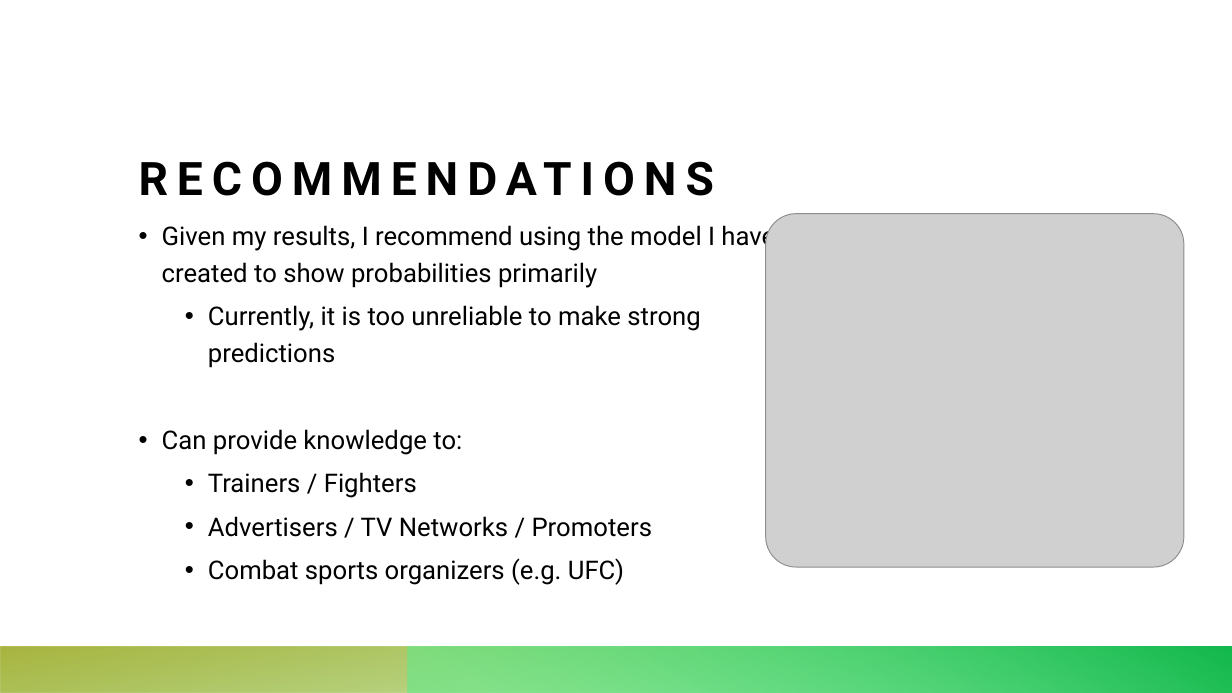
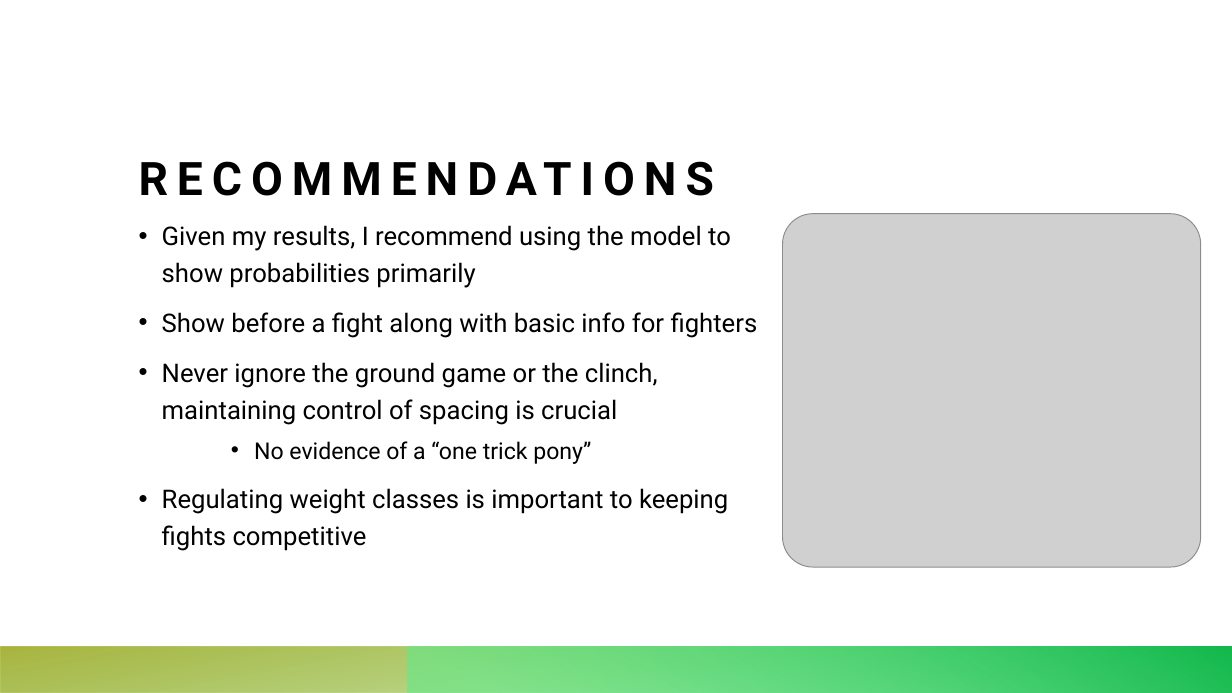
Before and after one commit to dfuller22/UFC_Fight_Predictor, a slide deck: slide 8 of Mod3.2_Proj_Exec.pptx. Drawn at 1232x693 pixels with LibreOffice and Linux fonts; fonts in the diff are those of the drawing; grey boxes stand for pictures. Boxes give left, top, right and bottom in pixels: in the first picture for what was removed or moved away, otherwise in the second. Text is boxed around its words. In the diff, an @@ line names an element or a change of style, - is before the commit and + after.

Commit message:
3rd Update
Functions, ppt, recommendations

```diff
--- a/Mod3.2_Proj_Exec.pptx
+++ b/Mod3.2_Proj_Exec.pptx
@@ text at <box>162,225,758,551</box>: text changed @@
-• Given my results, I recommend using the model I have created to show probabilities primarily
-  • Currently, it is too unreliable to make strong predictions
-• Can provide knowledge to:
-  • Trainers / Fighters
-  • Advertisers / TV Networks / Promoters
-  • Combat sports organizers (e.g. UFC)
+• Given my results, I recommend using the model to show probabilities primarily
+• Show before a fight along with basic info for fighters
+• Never ignore the ground game or the clinch, maintaining control of spacing is crucial
+    • No evidence of a “one trick pony”
+• Regulating weight classes is important to keeping fights competitive
@@ picture: place and size @@
-picture at <box>766,213,1185,567</box>
+picture at <box>783,213,1202,567</box>
```
Also in this commit, not shown: 2 other slides changed, 3 other files.
